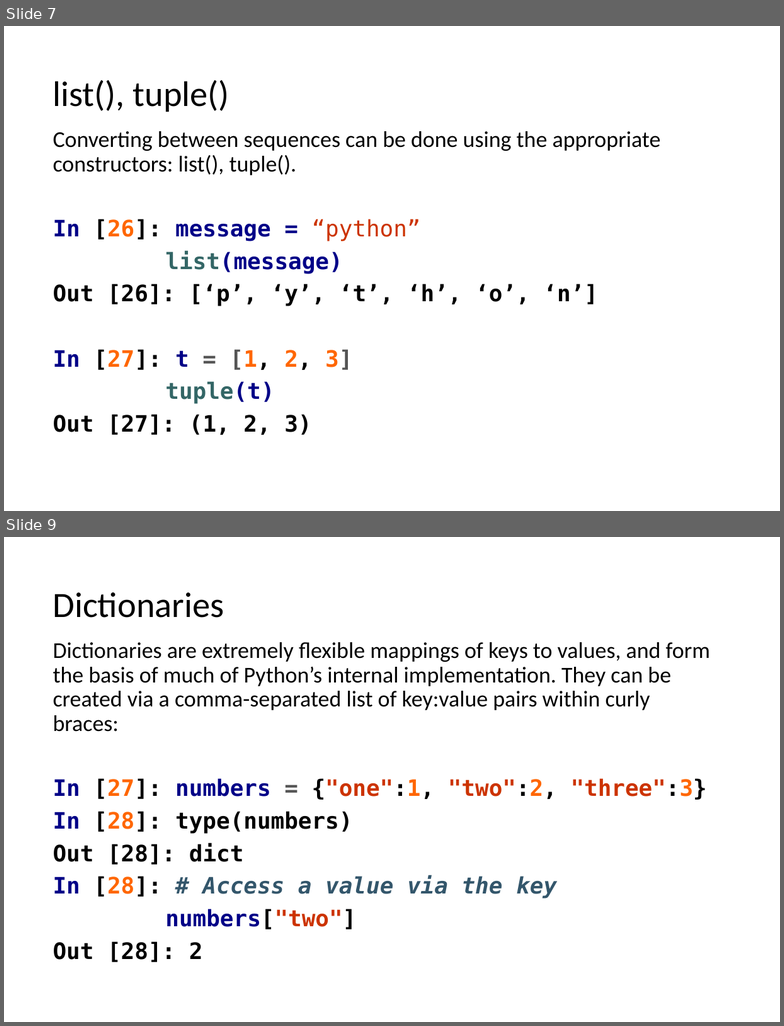
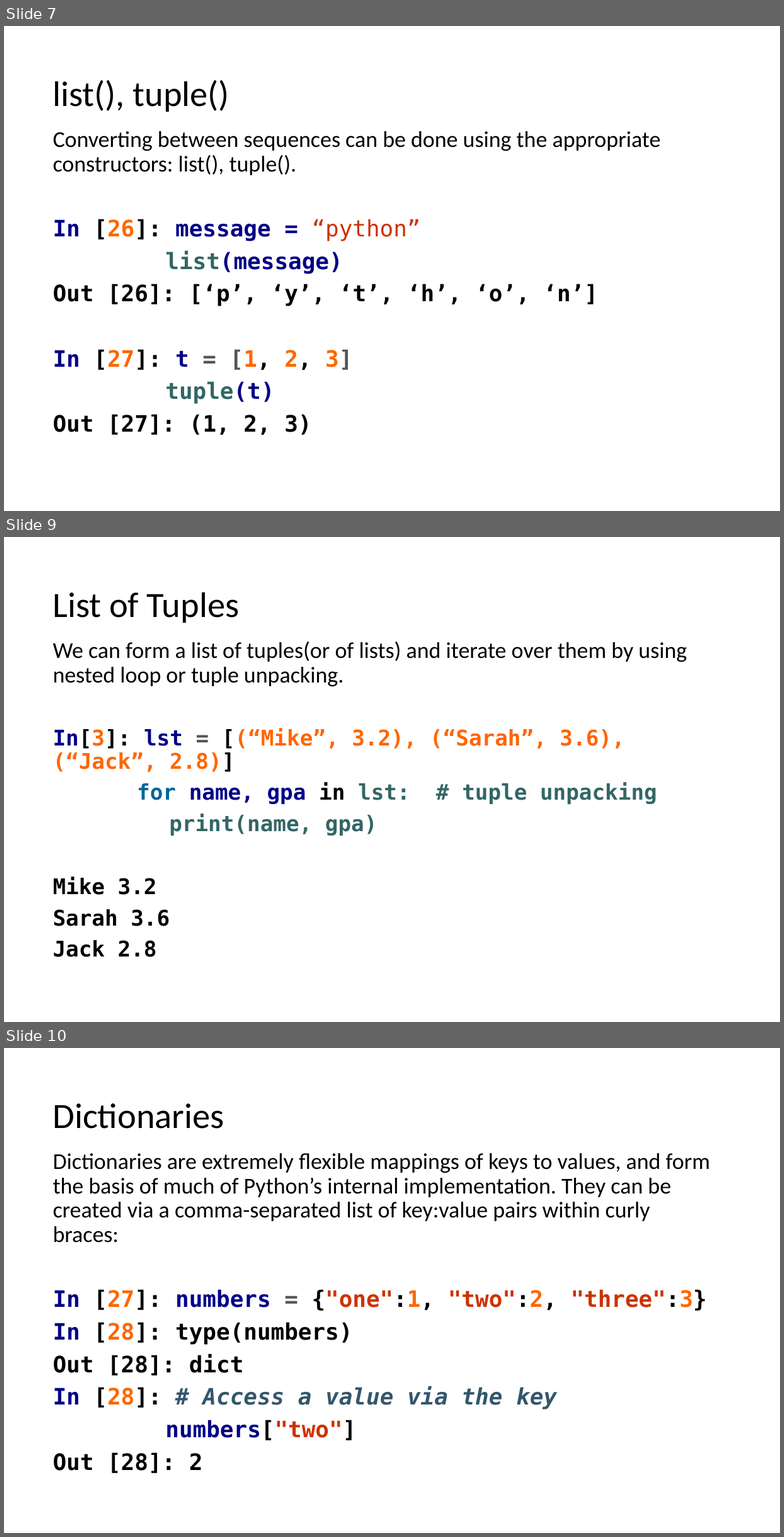
Before and after one commit to LongBaoNguyen/longbaonguyen.github.io, a slide deck: courses/apcsp/lect7.pptx. Shown one above the other, each under a label of ours: slides 7 and 9 before the commit, slides 7, 9 and 10 after it; the slides between them are not shown. The pictures are 784x1026 and 784x1537 pixels, drawn with LibreOffice and Linux fonts; fonts in the diff are those of the drawing. Boxes give left, top, right and bottom in pixels: in the first picture for what was removed or moved away, otherwise in the second. Text is boxed around its words. In the diff, an @@ line names an element or a change of style, - is before the commit and + after.

```diff
--- a/courses/apcsp/lect7.pptx
+++ b/courses/apcsp/lect7.pptx
@@ slide 9 added at bbox=[4, 537, 780, 1022], background #FFFFFF @@
@@ title added at bbox=[53, 592, 239, 623], 33 pt, text #000000 @@
+List of Tuples
@@ text added at bbox=[53, 642, 687, 957], 20 pt, text #000000, bold @@
+We can form a list of tuples(or of lists) and iterate over them by using nested loop or tuple unpacking.
+In[3]: lst = [(“Mike”, 3.2), (“Sarah”, 3.6), (“Jack”, 2.8)]
+for name, gpa in lst: # tuple unpacking
+print(name, gpa)
+Mike 3.2
+Sarah 3.6
+Jack 2.8
@@ what was slide 9 is now slide 10 @@
```
Also in this commit, not shown: 6 slides changed, 1 other slide added, 4 slides removed, 2 other files.
